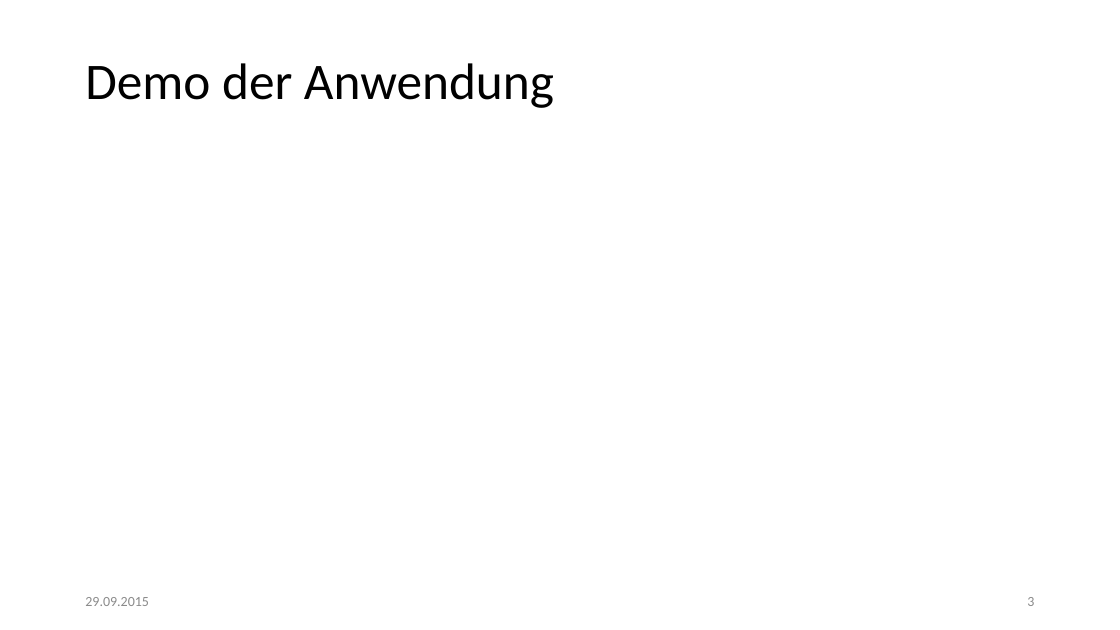
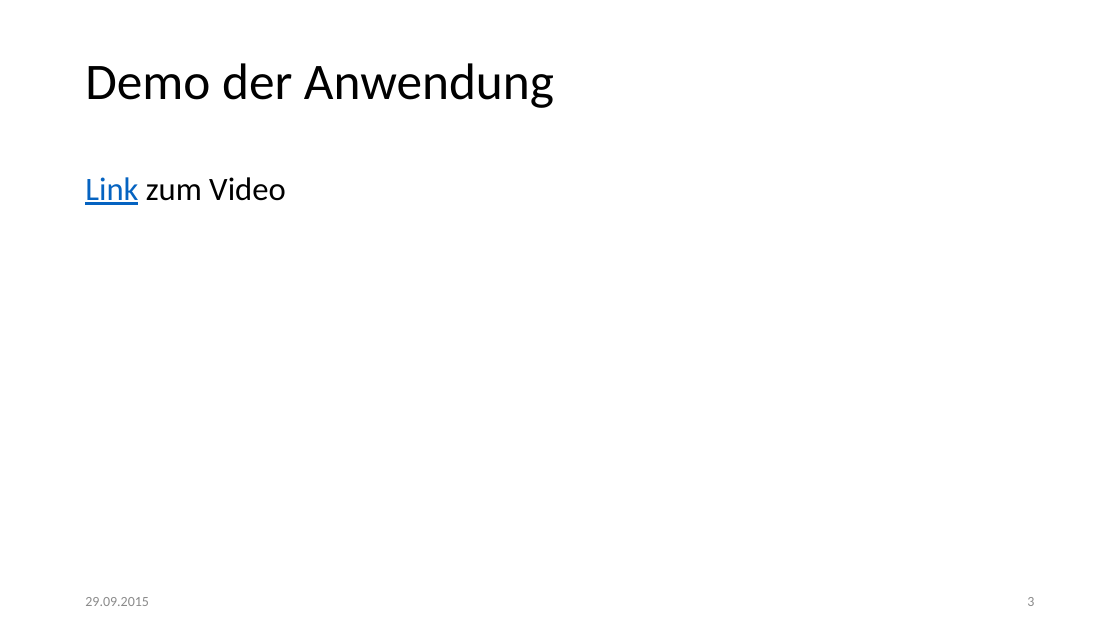
Before and after one commit to lukasleitsch/mensch-aergere-dich-nicht, a slide deck: slide 3 of Finale Präsentation.pptx. Drawn at 1120x630 pixels with LibreOffice and Linux fonts; fonts in the diff are those of the drawing. Boxes give left, top, right and bottom in pixels: in the first picture for what was removed or moved away, otherwise in the second. Text is boxed around its words. In the diff, an @@ line names an element or a change of style, - is before the commit and + after.

Commit message:
Video in Finale Präsentation eingefügt

```diff
--- a/Finale Präsentation.pptx
+++ b/Finale Präsentation.pptx
@@ text added at bbox=[85, 177, 286, 205], 28 pt, text #000000 @@
+Link zum Video
```
